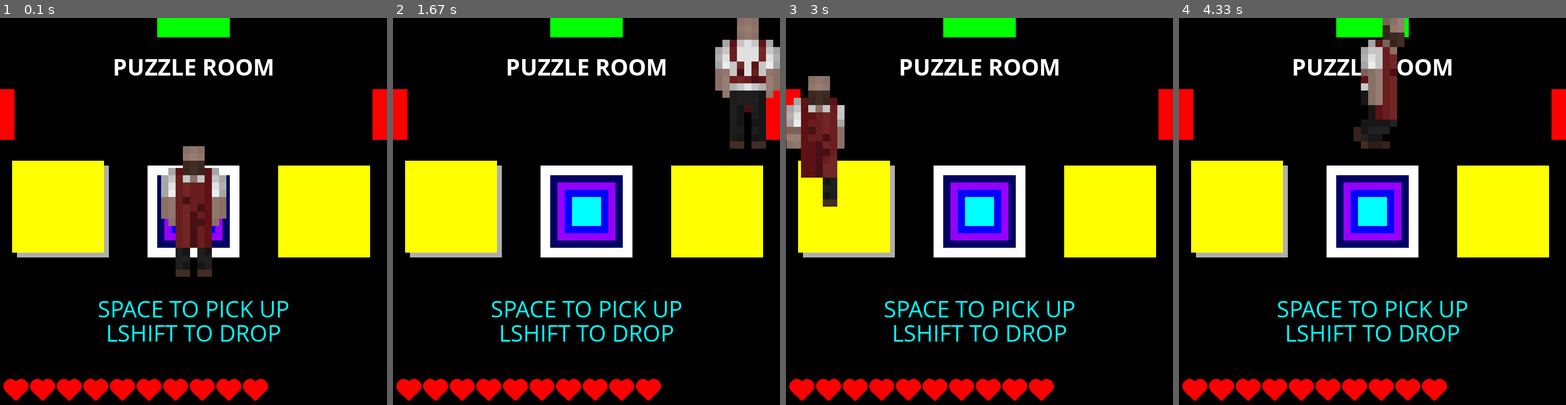
Above: before the commit, frames 1-4 (left to right).
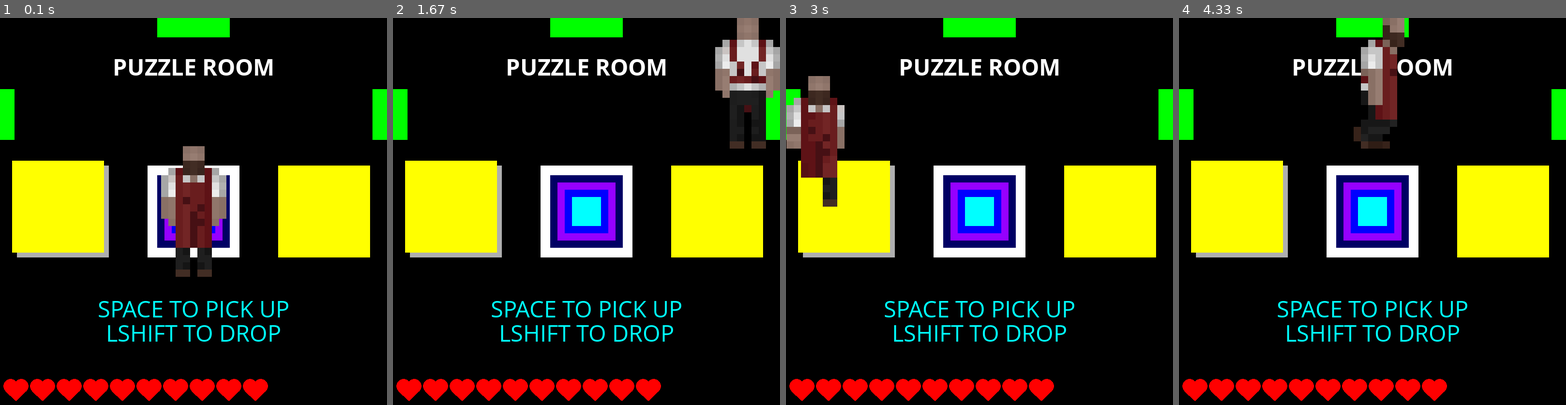
Above: after the commit, the same moments.

Repository: GetInk/useless_magnets
Game: pygame game, started from main.py
Two runs of this game, one before a commit and one after it. Both use one fixed random seed, a clock stepped at 60 frames per second and the inputs below.
Inputs:
- Up to frame 1 (0.1 s): no input
- Up to frame 2 (1.67 s): tap Space at 0.33 s; hold Right 0.67-1.13 s; hold Up 1.17-1.47 s
- Up to frame 3 (3 s): tap Shift at 2 s; hold Left 2.33-2.87 s; hold Down from 2.9 s (still down)
- Up to frame 4 (4.33 s): release Down at 3.2 s; hold Up 3.67-4.03 s; hold Right from 4.07 s (still down)

The runs differ from the first frame. In frame 1, 1.0% of the frame differs, in the area x 0-100%, y 18-32%; in frame 2, 0.9%; in frame 3, 0.6%; in frame 4, 1.0%.

Commit message:
fixed itemPP bug

Diff:
--- a/main.py
+++ b/main.py
@@ -898,6 +898,7 @@
                                     Item["pressed"] = True
                                 else:
                                     Item["pressed"] = False
+                                    break
     # DO ROOM NAME
     message(where.roomName, white, 0, -300, 50, screenSizeX, screenSizeY, True)
     # DO ROOM MESSAGES
--- a/rooms.py
+++ b/rooms.py
@@ -86,7 +86,7 @@
                         "type":"door",
                         "draw":[15, 200, 30, 105, red, "rect"],
                         "whenDraw": 0,
-                        "open": False,
+                        "open": True,
                         "used": False
                 }
                 },
@@ -96,7 +96,7 @@
                         "type":"door",
                         "draw":[785, 200, 30, 105, red, "rect"],
                         "whenDraw": 0,
-                        "open": False,
+                        "open": True,
                         "used": False
                     }
                 },
